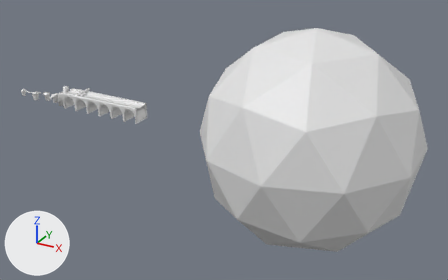
Before and after pictures for a commit that changed the Blender file Models/tutorial.blend.
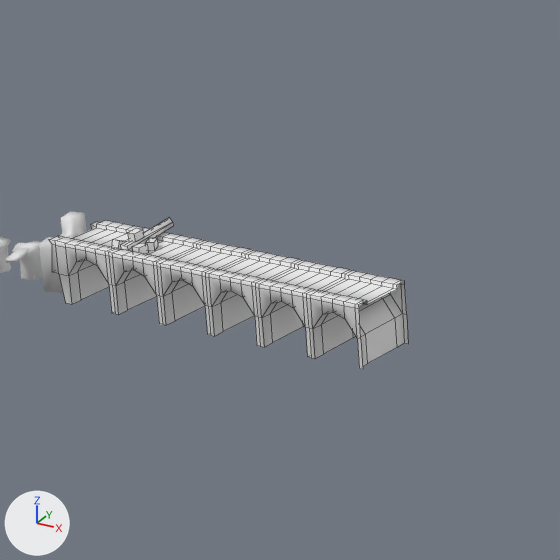
There are two pictures of each version: one whole from a 50 mm camera at (461.5, -421.1, 204.4) aimed at (225.7, 7.5, -9.9), one close up on the part from 11% to 41% of the width and 12% to 61% of the height. The axes (+X, +Y, +Z) are drawn at lower left. The lights are the same throughout. The last two pictures show the newer version. The close-ups show mesh edges as thin lines.

The older version as bpy lines, for what is in view:
```python
me_cube = bpy.data.meshes.new('Cube')
me_cube.from_pydata(...)  # 554 vertices, 508 faces; spans x 56.0..145.0, y -8.0..11.0, z -6.0..12.4
me_cube_002 = bpy.data.meshes.new('Cube.002')
me_cube_002.from_pydata(...)  # 224 vertices, 212 faces; spans x -2.3..57.8, y -7.0..6.2, z -6.0..11.0
me_cube_002.polygons.foreach_set('use_smooth', [True] * 212)
ob_cube_001 = bpy.data.objects.new('Cube.001', me_cube_002)
ob_cube_001.location = (0.0, 0.0, 0.0)
ob_cube_002 = bpy.data.objects.new('Cube.002', me_cube)
ob_cube_002.location = (0.0, 0.0, 0.0)
```
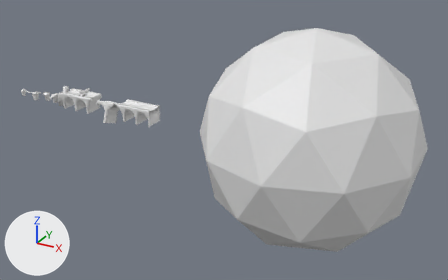
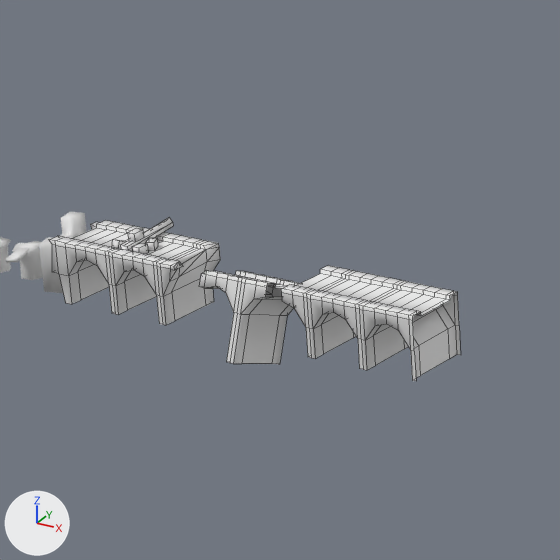
The change, as a diff of the scene's bpy script:
```diff
--- a/Models/tutorial.blend.py
+++ b/Models/tutorial.blend.py
@@ me_cube @@
 # used by ob_cube_002; location = (0.0, 0.0, 0.0)
-me_cube.from_pydata(...)  # 554 vertices, 508 faces; spans x 56.0..145.0, y -8.0..11.0, z -6.0..12.4
+me_cube.from_pydata(...)  # 591 vertices, 546 faces; spans x 56.0..159.1, y -13.0..11.0, z -14.9..12.4
+# me_cube part 1: a new loose piece of 212 vertices spanning x 124.1..159.1, y -8.0..9.0, z -6.0..9.0
+# me_cube part 2: a new loose piece of 118 vertices spanning x 99.3..119.1, y -13.0..9.5, z -14.9..8.9
+# me_cube part 3: 297 vertices removed from x 93.0..145.0, y -8.0..9.0, z -6.0..9.0; 8 vertices added at x 91.0..94.1, y -8.0..6.0, z 5.0..9.0
+# me_cube part 4: 24 kept faces spanning x 73.6..81.5, y -5.5..2.8, z 7.9..12.4 are now shaded smooth
+# other edits to the shape of me_cube do not show in these pictures
```

What differs and where, as boxes (x1, y1, x2, y2) in the close-ups (560 x 560 px):
'Cube.002', reshaped (15% wider, 8% taller): before (49, 218, 408, 369); after (49, 218, 461, 381)
part 1 of me_cube, added: after (281, 265, 461, 381)
part 2 of me_cube, added: after (199, 270, 300, 364)
part 3 of me_cube, cut back: before (161, 241, 408, 369); after (161, 241, 220, 296)
part 4 of me_cube, shading changed: (112, 228, 158, 254) in both
